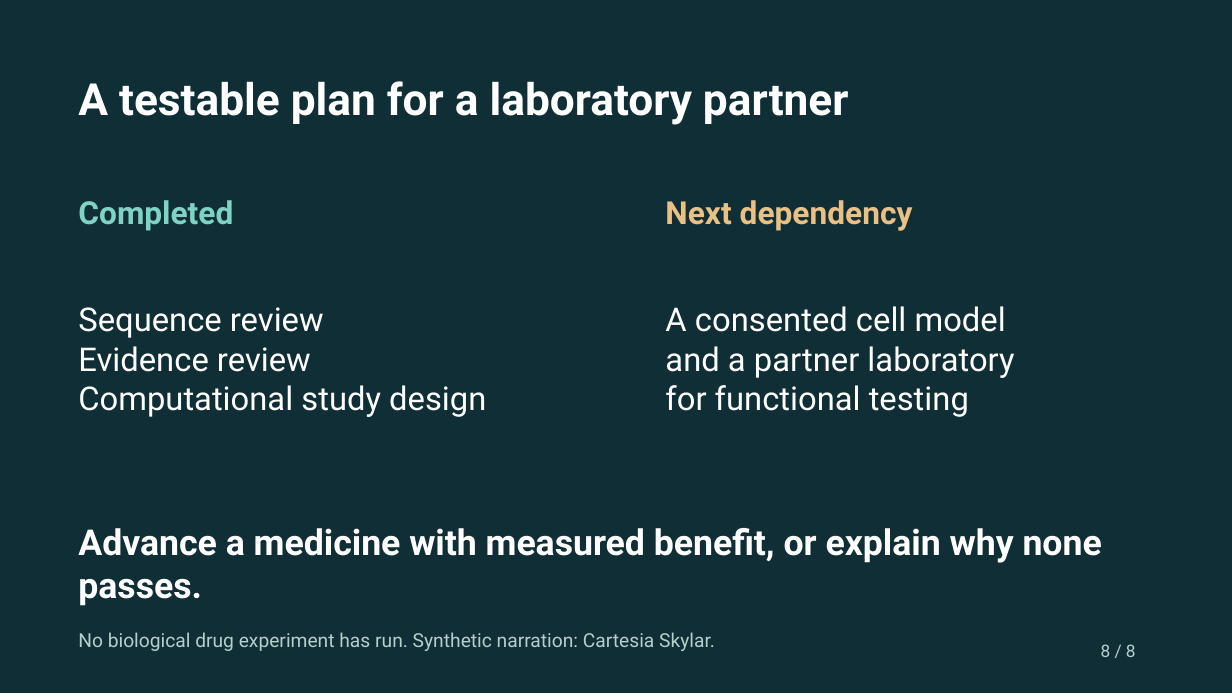
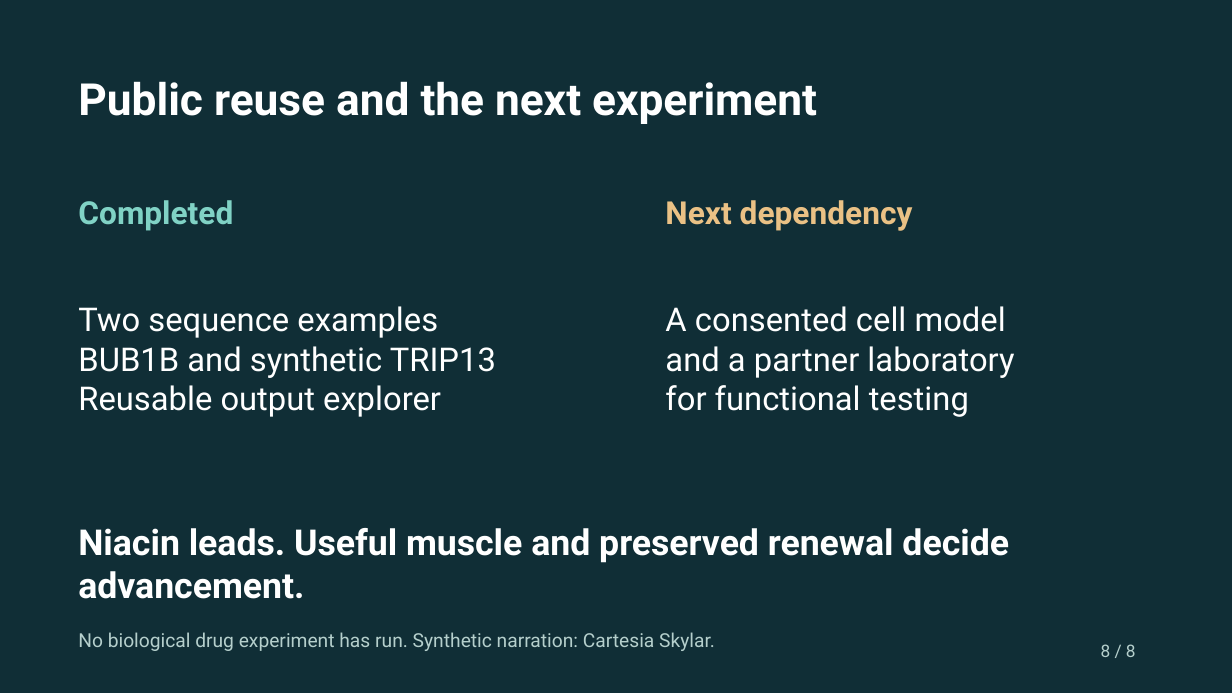
Before and after one commit to EternaPeptix/mva-hackathon, a slide deck: slide 8 of reports/media/jeweled_track2_slides.pptx. Drawn at 1232x693 pixels with LibreOffice and Linux fonts; fonts in the diff are those of the drawing. Boxes give left, top, right and bottom in pixels: in the first picture for what was removed or moved away, otherwise in the second. Text is boxed around its words. In the diff, an @@ line names an element or a change of style, - is before the commit and + after.

Commit message:
Prioritize niacin and demonstrate Track 2 workflow reuse

```diff
--- a/reports/media/jeweled_track2_slides.pptx
+++ b/reports/media/jeweled_track2_slides.pptx
@@ text at (78, 81, 817, 124): text changed @@
-A testable plan for a laboratory partner
+Public reuse and the next experiment
@@ text at (78, 306, 496, 417): text changed @@
-Sequence review
-Evidence review
-Computational study design
+Two sequence examples
+BUB1B and synthetic TRIP13
+Reusable output explorer
@@ text at (78, 528, 1009, 599): text changed @@
-Advance a medicine with measured benefit, or explain why none passes.
+Niacin leads. Useful muscle and preserved renewal decide advancement.
```
Also in this commit, not shown: 4 other slides changed, 38 other files.
